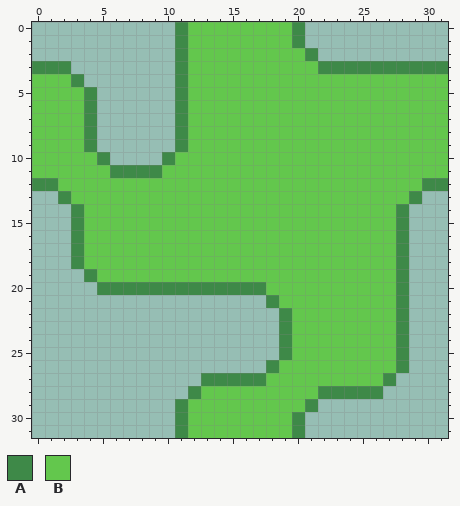
Edited in one commit: pixel-art file (grass.aseprite). Above, as it was before the edit.
32x32 pixels, 1 frame.
Palette (. is transparent): A #3e8948  B #63c74d
Pixels before, first column x 0:
 0 ...........ABBBBBBBBA...........
 1 ...........ABBBBBBBBA...........
 2 ...........ABBBBBBBBBA..........
 3 AAA........ABBBBBBBBBBAAAAAAAAAA
 4 BBBA.......ABBBBBBBBBBBBBBBBBBBB
 5 BBBBA......ABBBBBBBBBBBBBBBBBBBB
 6 BBBBA......ABBBBBBBBBBBBBBBBBBBB
 7 BBBBA......ABBBBBBBBBBBBBBBBBBBB
 8 BBBBA......ABBBBBBBBBBBBBBBBBBBB
 9 BBBBA......ABBBBBBBBBBBBBBBBBBBB
10 BBBBBA....ABBBBBBBBBBBBBBBBBBBBB
11 BBBBBBAAAABBBBBBBBBBBBBBBBBBBBBB
12 AABBBBBBBBBBBBBBBBBBBBBBBBBBBBAA
13 ..ABBBBBBBBBBBBBBBBBBBBBBBBBBA..
14 ...ABBBBBBBBBBBBBBBBBBBBBBBBA...
15 ...ABBBBBBBBBBBBBBBBBBBBBBBBA...
16 ...ABBBBBBBBBBBBBBBBBBBBBBBBA...
17 ...ABBBBBBBBBBBBBBBBBBBBBBBBA...
18 ...ABBBBBBBBBBBBBBBBBBBBBBBBA...
19 ....ABBBBBBBBBBBBBBBBBBBBBBBA...
20 .....AAAAAAAAAAAAABBBBBBBBBBA...
21 ..................ABBBBBBBBBA...
22 ...................ABBBBBBBBA...
23 ...................ABBBBBBBBA...
24 ...................ABBBBBBBBA...
25 ...................ABBBBBBBBA...
26 ..................ABBBBBBBBBA...
27 .............AAAAABBBBBBBBBA....
28 ............ABBBBBBBBBAAAAA.....
29 ...........ABBBBBBBBBA..........
30 ...........ABBBBBBBBA...........
31 ...........ABBBBBBBBA...........
The same view after the edit:
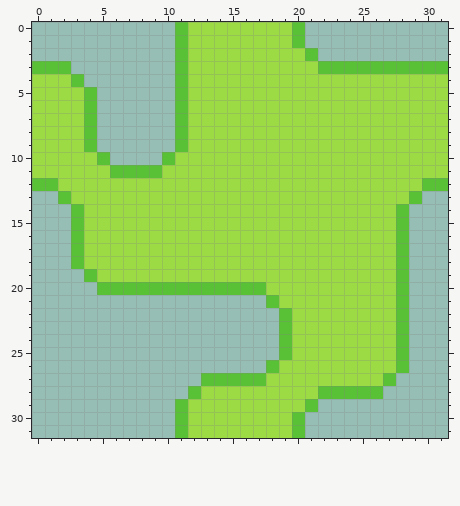
Changes in this commit:
colour A: #3e8948 -> #59c135
colour B: #63c74d -> #9cdb43
Where, in picture pixels (left, top, right, bottom), the same in both pictures:
changed: (32, 22, 448, 438)
